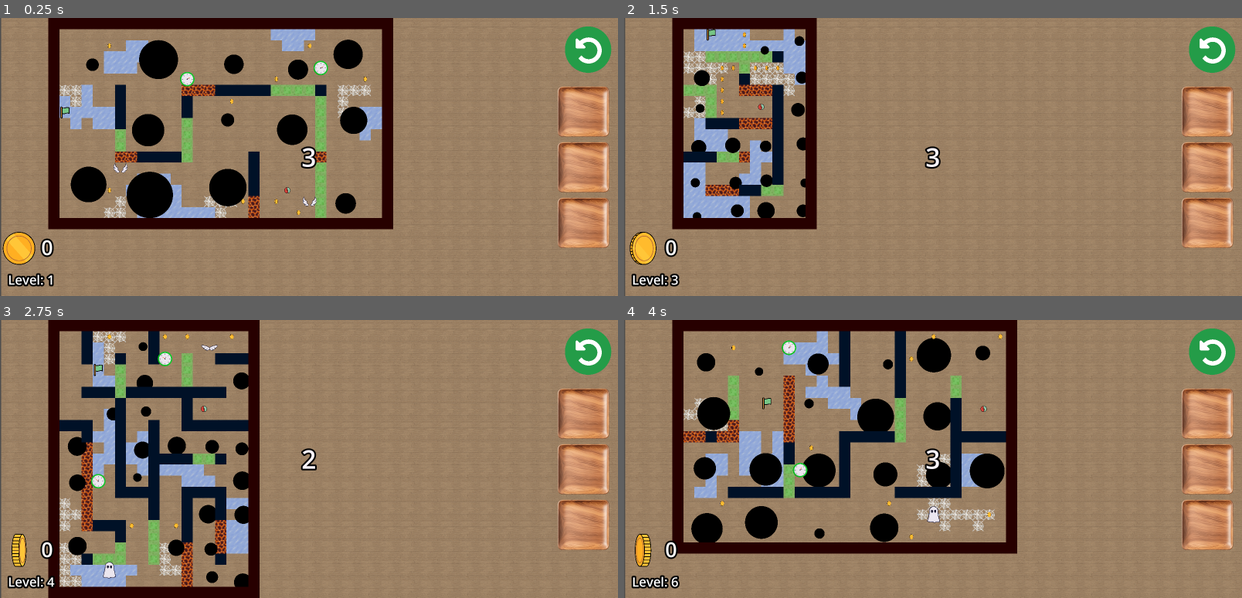
Above: before the commit, frames 1-4 (two rows, left to right).
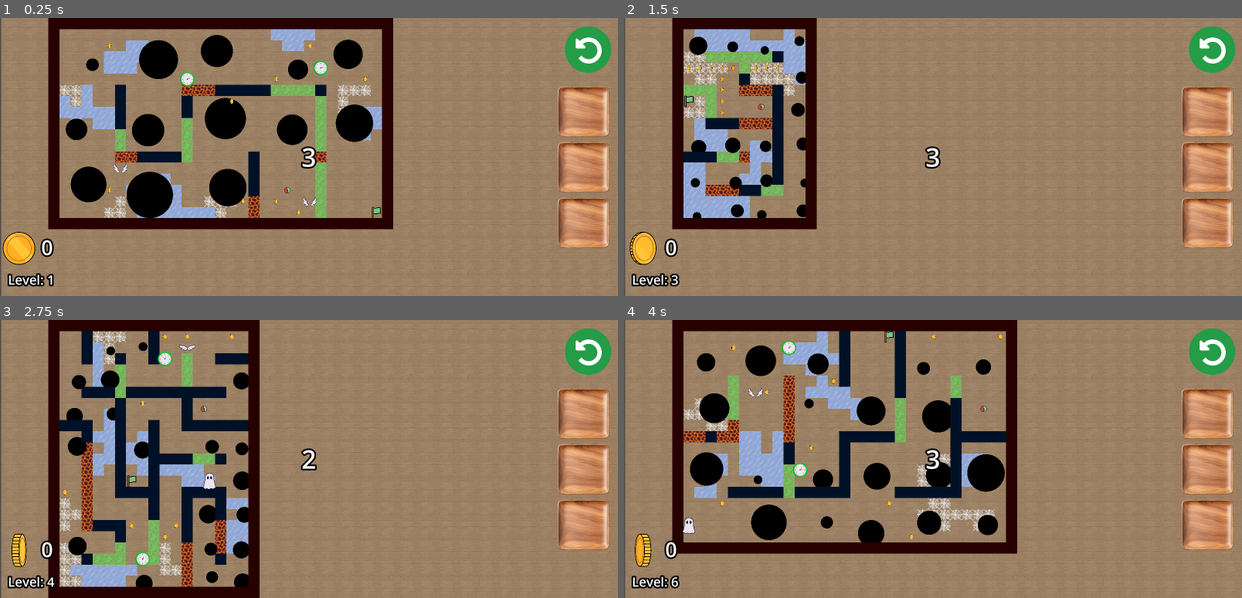
Above: after the commit, the same moments.

Repository: Herovero/GyroMaze
Game: Godot game, scene res://Scenes/main.tscn
The game is run twice, just before and just after one commit, with the same random seed, the same clock (stepped at 60 frames per second) and the same inputs.
Inputs:
- Up to frame 1 (0.25 s): no input
- Up to frame 2 (1.5 s): tap Enter (ui_accept) at 0.5, 0.77 s; hold Right (ui_right) 0.53-1.28 s; hold Down (ui_down) from 1.28 s (still down)
- Up to frame 3 (2.75 s): tap Enter (ui_accept) at 1.52 s; release Down (ui_down) at 2.03 s; hold Right (ui_right) from 2.03 s (still down)
- Up to frame 4 (4 s): release Right (ui_right) at 2.78 s; hold Up (ui_up) 2.78-3.53 s; tap Enter (ui_accept) at 3.02, 3.77 s; hold Left (ui_left) from 3.53 s (still down)

The runs differ from the first frame. In frame 1, 2.2% of the frame differs, in the area x 9-62%, y 6-72%; in frame 2, 0.6%; in frame 3, 1.9%; in frame 4, 5.5%, in the area x 9-62%, y 3-80%.

Commit message:
Finish point uses Breadth-First Search algorithm to calculate the furthest position from the player marble

Diff:
--- a/Scripts/mazegen3.gd
+++ b/Scripts/mazegen3.gd
@@ -349,50 +349,69 @@
 func spawn_finish() -> void:
 	if not finish_scene: return
 
-	var attempts = 0
-	var spawned = false
-
-	while not spawned and attempts < 2000:
-		attempts += 1
-
-		# 1. Pick random spot
-		var rand_x = randi() % map_width
-		var rand_y = randi() % map_height
-		var check_pos = Vector2i(rand_x, rand_y)
-
-		# 2. Check if Floor
-		if Maze.get_cell_atlas_coords(check_pos) == tile_path:
-
-			# 3. DISTANCE CHECK (The Important Part)
-			# Calculate distance from Player Start (maze_pos)
-			# We want it to be at least 50% across the map
-			var dist = Vector2(check_pos).distance_to(Vector2(maze_pos))
-
-			# Minimum distance required (e.g., half the map width)
-			var min_dist = map_width / 2
-
-			if dist > min_dist:
-				# --- VALID SPOT FOUND ---
-				var new_finish = finish_scene.instantiate()
-				new_finish.z_index = 4
-
-				new_finish.add_to_group("LevelTrash")
-
-				# Position it
-				var center_offset = Vector2(effective_tile_size / 2, effective_tile_size / 2)
-				new_finish.position = (Vector2(check_pos) * effective_tile_size) + center_offset
-
-				# Randomize Size (Optional)
-				# new_finish.scale = Vector2(path_thickness, path_thickness) * 0.8
-
-				get_parent().call_deferred("add_child", new_finish)
-
-				# Save position so holes avoid it
-				finish_grid_pos = check_pos
-				spawned = true
-
-	if not spawned:
-		print("Warning: Could not find a far enough spot for Finish line!")
+	# 1. Use math to find the absolute furthest tile
+	var best_pos = get_furthest_point(maze_pos)
+
+	# 2. Spawn the Finish Line there
+	var new_finish = finish_scene.instantiate()
+	new_finish.z_index = 4
+	new_finish.add_to_group("LevelTrash")
+
+	# Position it (Center of tile)
+	var center_offset = Vector2(effective_tile_size / 2, effective_tile_size / 2)
+	new_finish.position = (Vector2(best_pos) * effective_tile_size) + center_offset
+
+	get_parent().call_deferred("add_child", new_finish)
+
+	# 3. Save position
+	finish_grid_pos = best_pos
+
+	# Mark as occupied so holes/items don't spawn on top of it
+	occupied_tiles.append(best_pos)
+
+func get_furthest_point(start_pos: Vector2i) -> Vector2i:
+	# Standard Breadth-First Search (BFS)
+	var queue: Array = []
+	var visited = {} # Keeps track of where we have been
+
+	# Start at the player's position
+	queue.push_back({ "pos": start_pos, "dist": 0 })
+	visited[start_pos] = true
+
+	var max_dist = -1
+	var furthest_tile = start_pos
+
+	var neighbors = [Vector2i.UP, Vector2i.DOWN, Vector2i.LEFT, Vector2i.RIGHT]
+
+	while not queue.is_empty():
+		var current = queue.pop_front()
+		var current_pos = current["pos"]
+		var current_dist = current["dist"]
+
+		# Keep track of the furthest one we've seen so far
+		if current_dist > max_dist:
+			max_dist = current_dist
+			furthest_tile = current_pos
+
+		# Check all 4 directions
+		for dir in neighbors:
+			var next_pos = current_pos + dir
+
+			# 1. Check if we already visited this tile
+			if visited.has(next_pos):
+				continue
+
+			# 2. Check bounds (Optional, but safe)
+			if next_pos.x <= 0 or next_pos.x >= map_width - 1 or next_pos.y <= 0 or next_pos.y >= map_height - 1:
+				continue
+
+			# 3. CRITICAL: Is it a walkable Floor?
+			if Maze.get_cell_atlas_coords(next_pos) == tile_path:
+				visited[next_pos] = true
+				queue.push_back({ "pos": next_pos, "dist": current_dist + 1 })
+
+	print("Found furthest point at distance: ", max_dist)
+	return furthest_tile
 
 func spawn_holes() -> void:
 	if not hole_scene:
